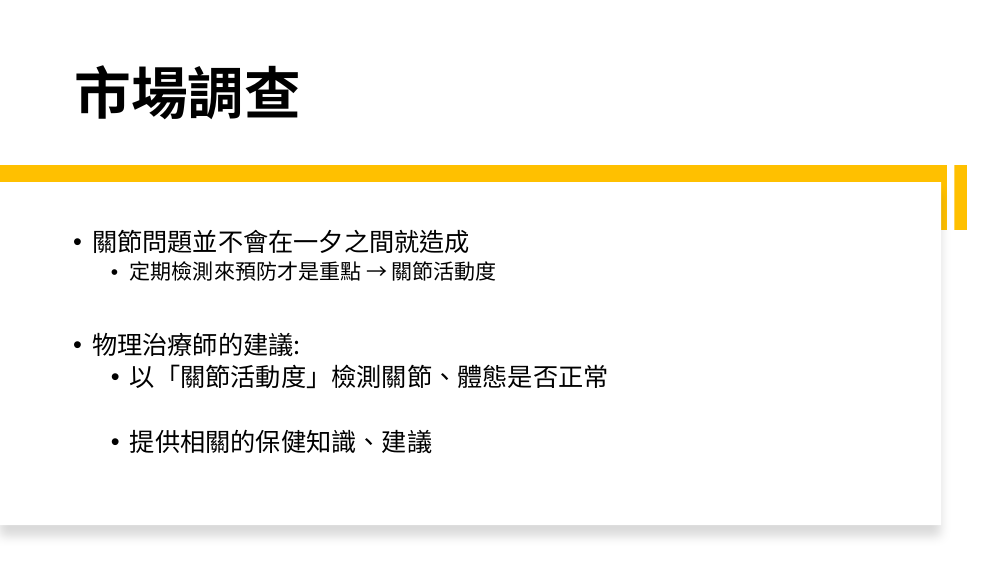
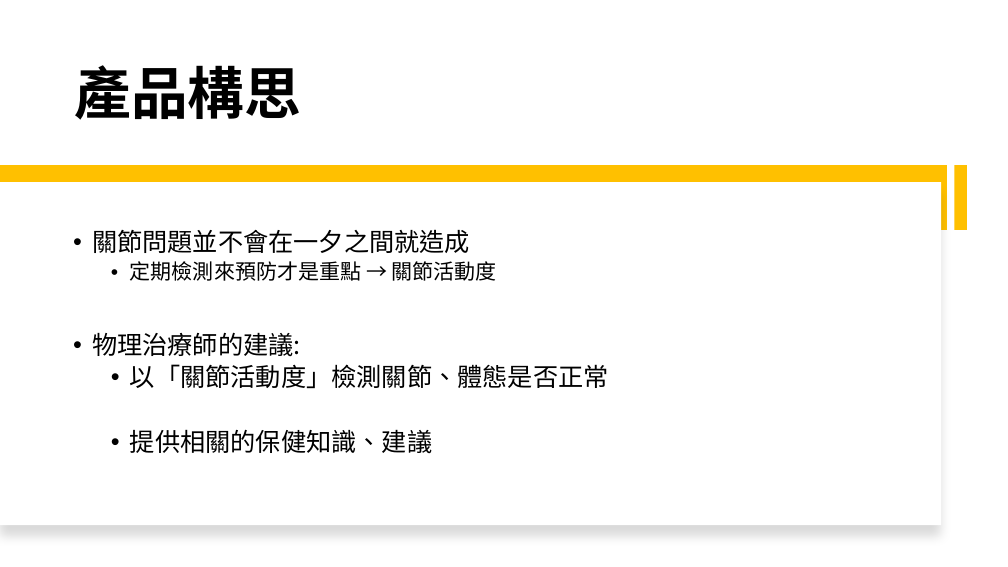
Before and after one commit to michaelchen1225/-, a slide deck: slide 4 of 整合/報告/產品報告.pptx (slide 6 before the commit). Drawn at 1008x567 pixels with LibreOffice and Linux fonts; fonts in the diff are those of the drawing. Boxes give left, top, right and bottom in pixels: in the first picture for what was removed or moved away, otherwise in the second. Text is boxed around its words. In the diff, an @@ line names an element or a change of style, - is before the commit and + after.

```diff
--- a/整合/報告/產品報告.pptx
+++ b/整合/報告/產品報告.pptx
@@ title at (x1=74, y1=65, x2=301, y2=120): text changed @@
-市場調查
+產品構思
```
Also in this commit, not shown: 2 other slides changed, 4 slides added, 1 other file.
